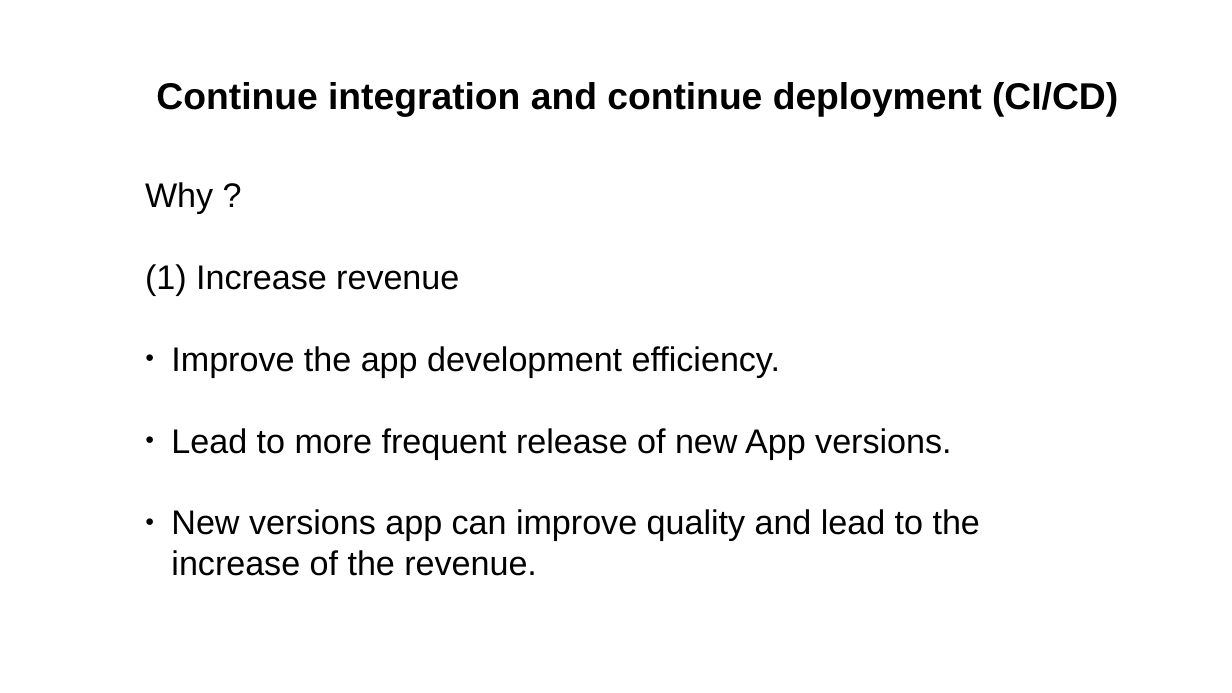
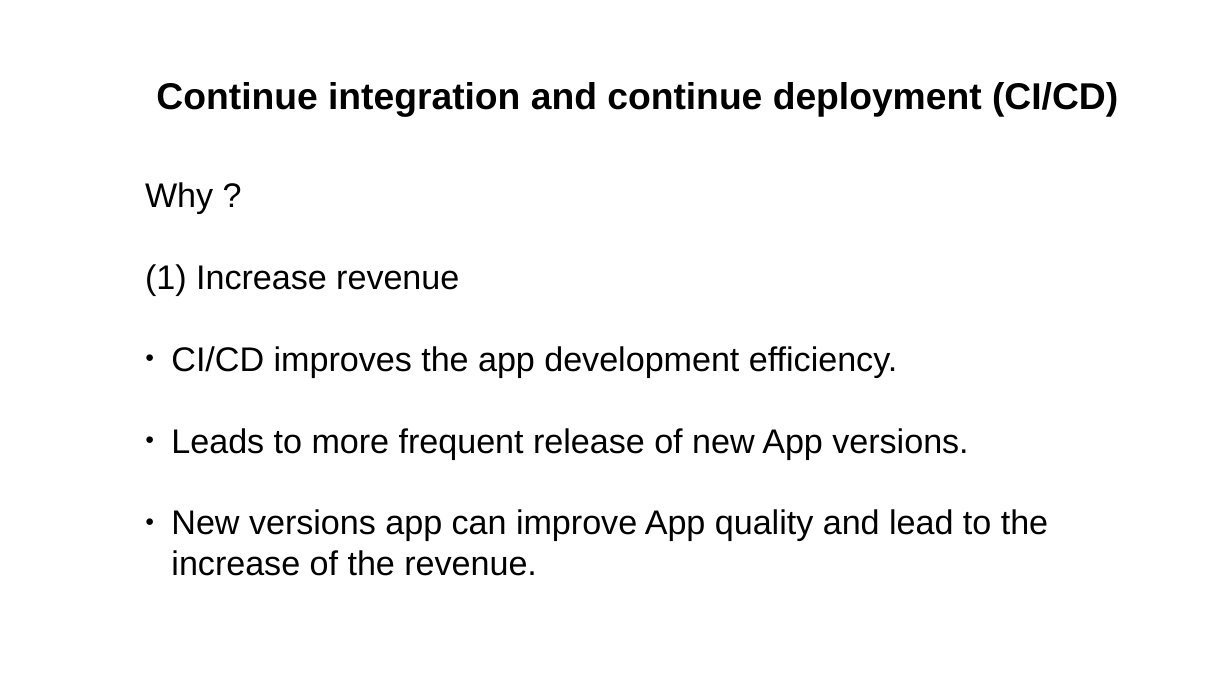
Before and after one commit to Jun-depo/Web-Application-Auto-Deploy, a slide deck: slide 2 of presentation.odp. Drawn at 1232x693 pixels with LibreOffice and Linux fonts; fonts in the diff are those of the drawing. Boxes give left, top, right and bottom in pixels: in the first picture for what was removed or moved away, otherwise in the second. Text is boxed around its words. In the diff, an @@ line names an element or a change of style, - is before the commit and + after.

```diff
--- a/presentation.odp
+++ b/presentation.odp
@@ text at (x1=171, y1=346, x2=1048, y2=576): text changed @@
-● Improve the app development efficiency.
-● Lead to more frequent release of new App versions.
-● New versions app can improve quality and lead to the increase of the revenue.
+● CI/CD improves the app development efficiency.
+● Leads to more frequent release of new App versions.
+● New versions app can improve App quality and lead to the increase of the revenue.
```
Also in this commit, not shown: 1 slide added, 1 slide removed, 9 other files.
